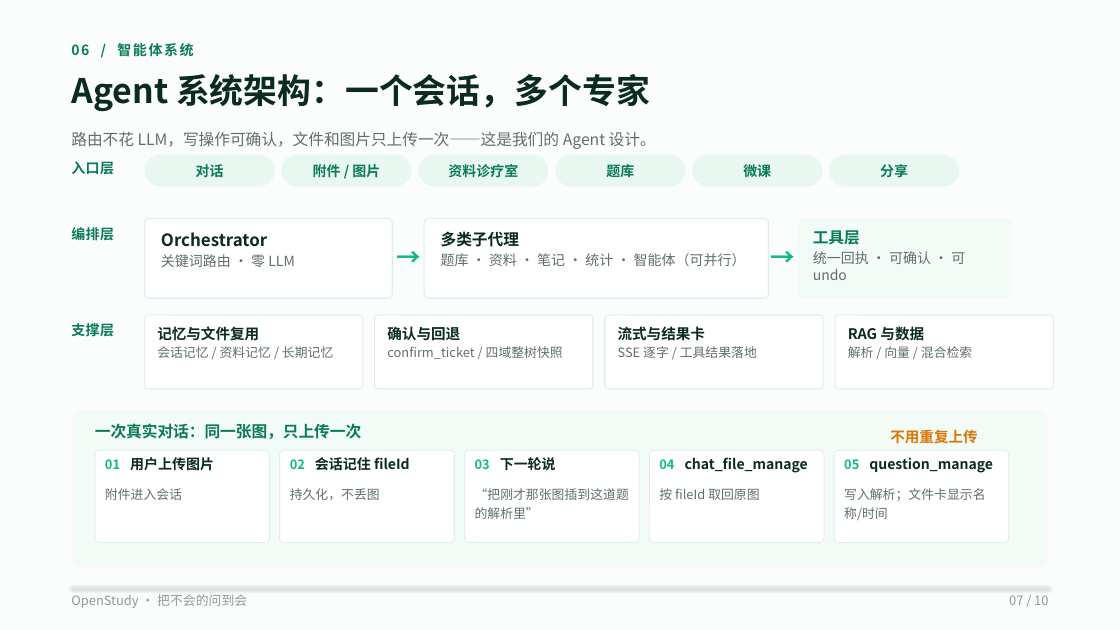
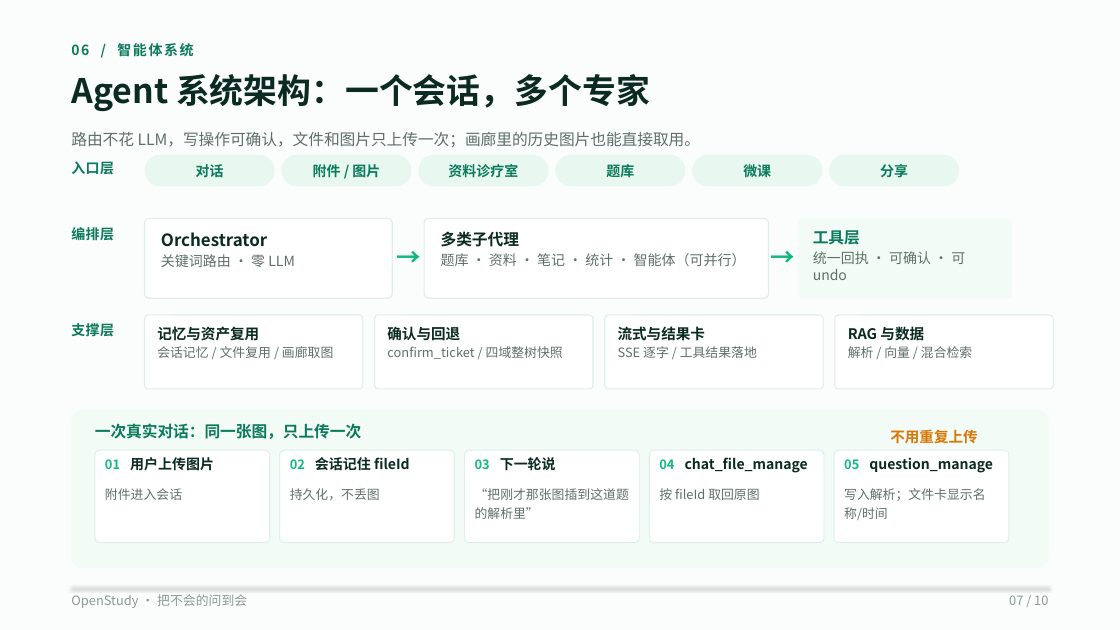
Before and after one commit to wufeng1234567/openstudy-fastapi-ts, a slide deck: slide 7 of doc/competition/OpenStudy-10页-码道版.pptx. Drawn at 1120x630 pixels with LibreOffice and Linux fonts; fonts in the diff are those of the drawing. Boxes give left, top, right and bottom in pixels: in the first picture for what was removed or moved away, otherwise in the second. Text is boxed around its words. In the diff, an @@ line names an element or a change of style, - is before the commit and + after.

Commit message:
feat: 智能体画廊取图与资产卡 (0.7.2)

```diff
--- a/doc/competition/OpenStudy-10页-码道版.pptx
+++ b/doc/competition/OpenStudy-10页-码道版.pptx
@@ text at <box>71,132,701,147</box>: text changed @@
-路由不花 LLM，写操作可确认，文件和图片只上传一次——这是我们的 Agent 设计。
+路由不花 LLM，写操作可确认，文件和图片只上传一次；画廊里的历史图片也能直接取用。
@@ text in rounded rectangle at <box>157,326,333,358</box>: text changed @@
-记忆与文件复用
-会话记忆 / 资料记忆 / 长期记忆
+记忆与资产复用
+会话记忆 / 文件复用 / 画廊取图
```
Also in this commit, not shown: 2 other slides changed, 20 other files.
